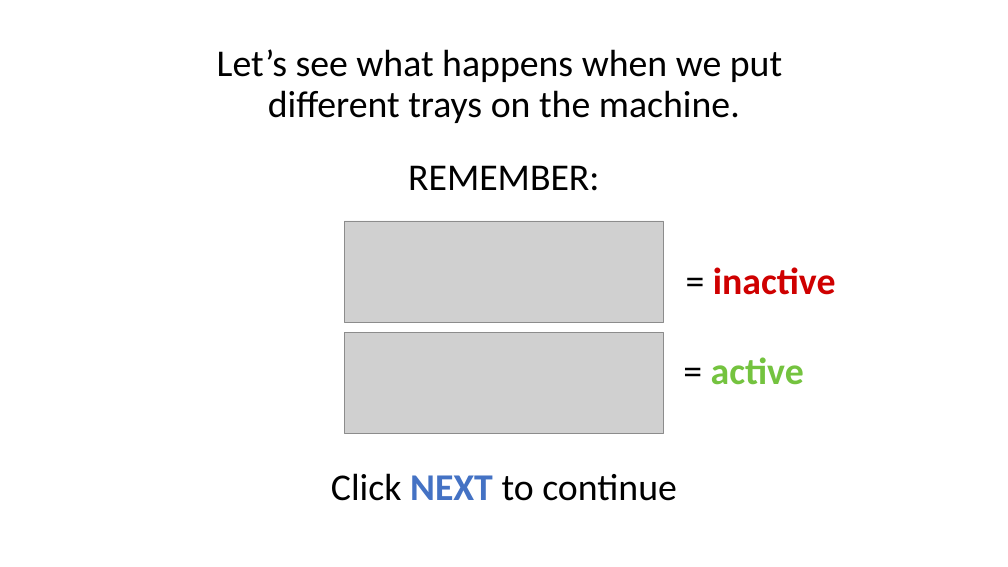
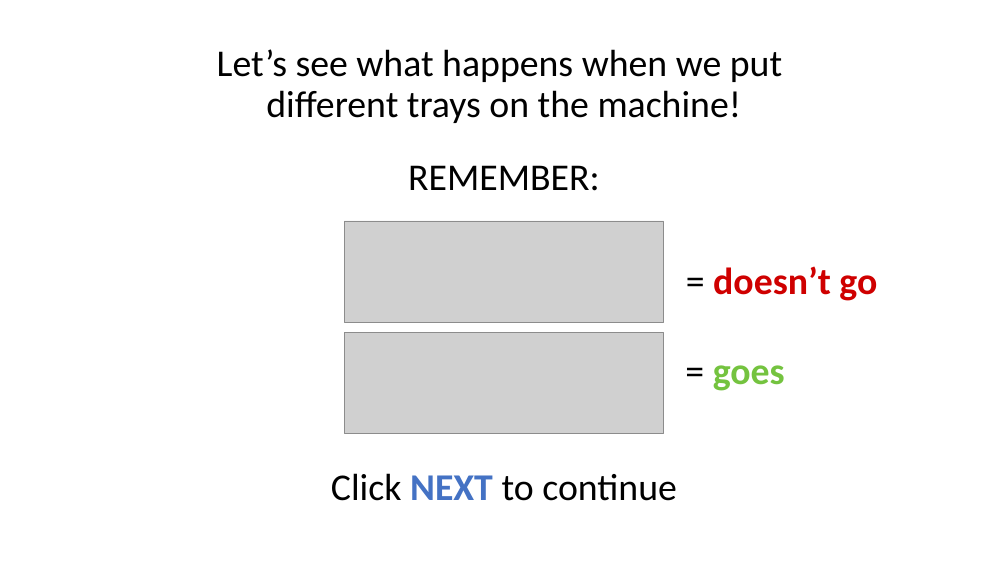
Before and after one commit to rgelpi/rgelpi.github.io, a slide deck: slide 7 of trayBlicket/vid/video.pptx. Drawn at 1008x567 pixels with LibreOffice and Linux fonts; fonts in the diff are those of the drawing; grey boxes stand for pictures. Boxes give left, top, right and bottom in pixels: in the first picture for what was removed or moved away, otherwise in the second. Text is boxed around its words. In the diff, an @@ line names an element or a change of style, - is before the commit and + after.

```diff
--- a/trayBlicket/vid/video.pptx
+++ b/trayBlicket/vid/video.pptx
@@ title at (x1=217, y1=49, x2=782, y2=123): text changed @@
-Let’s see what happens when we put
-different trays on the machine.
+Let’s see what happens when we put
+different trays on the machine!
@@ text at (x1=331, y1=266, x2=877, y2=501): text changed; bold off @@
-= inactive
-= active
-Click NEXT to continue
+= doesn’t go
+= goes
+Click NEXT to continue
```
Also in this commit, not shown: 2 other slides changed, 11 other files.
